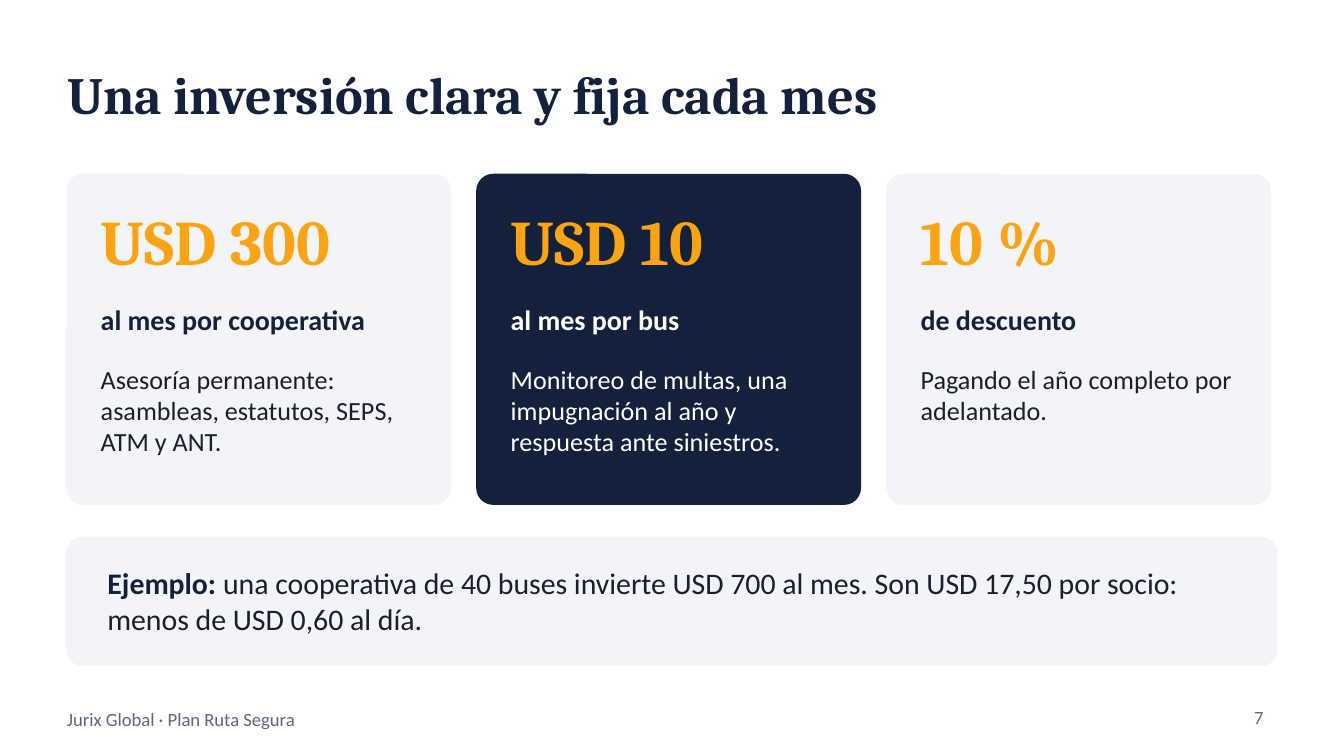
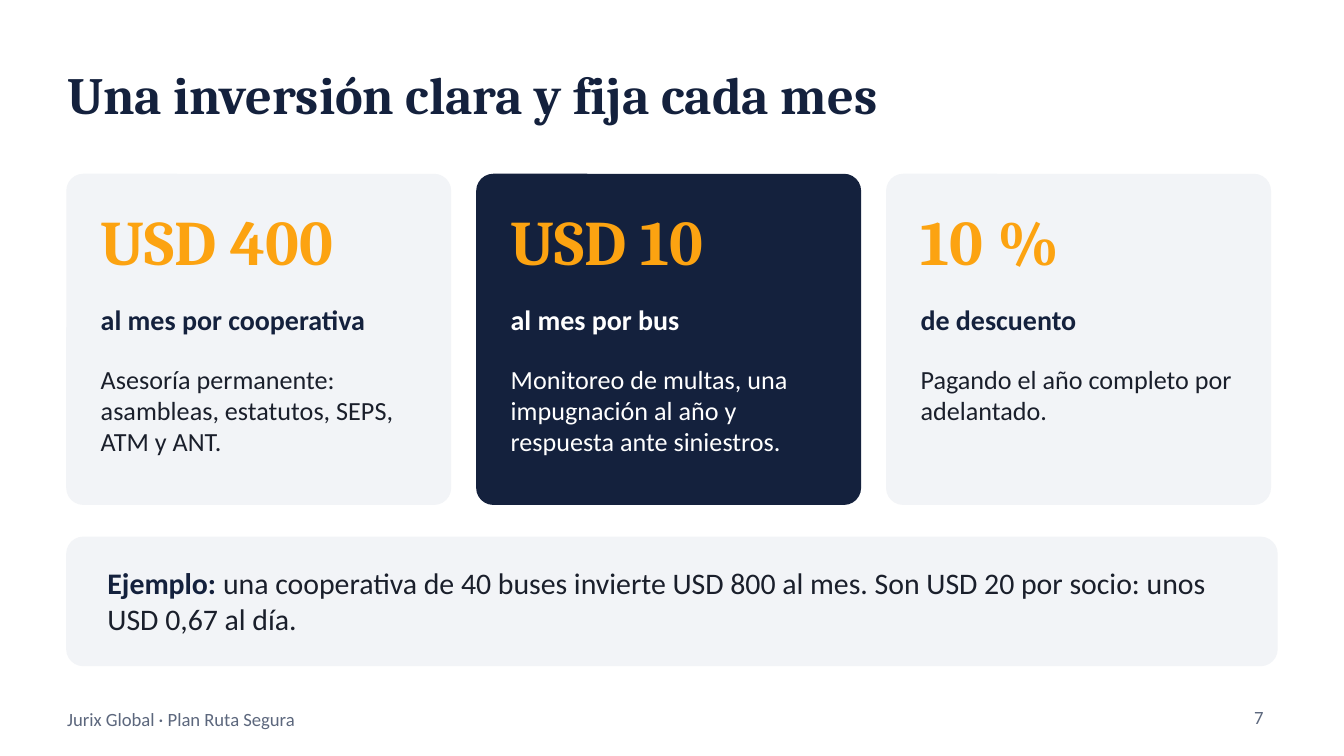
Before and after one commit to fernandotufino1983-arch/Almacenamiento-claude, a slide deck: slide 7 of jurix-global/presentacion-plan-ruta-segura.pptx. Drawn at 1344x756 pixels with LibreOffice and Linux fonts; fonts in the diff are those of the drawing. Boxes give left, top, right and bottom in pixels: in the first picture for what was removed or moved away, otherwise in the second. Text is boxed around its words. In the diff, an @@ line names an element or a change of style, - is before the commit and + after.

```diff
--- a/jurix-global/presentacion-plan-ruta-segura.pptx
+++ b/jurix-global/presentacion-plan-ruta-segura.pptx
@@ text at <box>101,221,334,266</box>: text changed @@
-USD 300
+USD 400
@@ text at <box>107,573,1206,634</box>: text changed @@
-Ejemplo: una cooperativa de 40 buses invierte USD 700 al mes. Son USD 17,50 por socio: menos de USD 0,60 al día.
+Ejemplo: una cooperativa de 40 buses invierte USD 800 al mes. Son USD 20 por socio: unos USD 0,67 al día.
```
Also in this commit, not shown: 1 other file.
